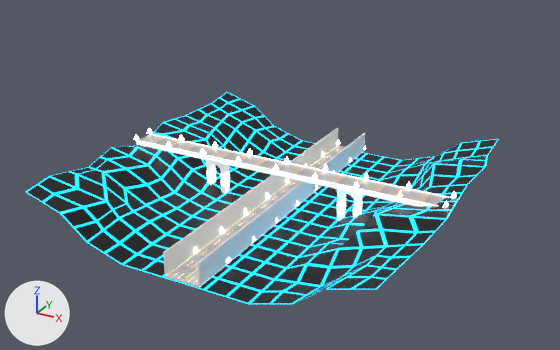
What one commit did to the FBX model Assets/FBX/Environment/Roads/RoadLevel2_var2.fbx.
Camera for both pictures: a 50 mm lens placed at (397.0, -925.0, 398.0), pointed at (-39.0, -131.0, 1.0). Arrows for +X, +Y and +Z are at lower left; the lights stay in place. Objects named as collision shapes, trigger or cutter boxes, shadow casters or lower levels of detail are left out. Where no turn or scale is listed for an object, it has been applied to the vertices.

Objects in the first picture: 'RoadLevel2_cldr', 'RoadLevel2_cldr_walls', 'RoadLevel2_var2', 'RoadLevel2_var2_GR'.
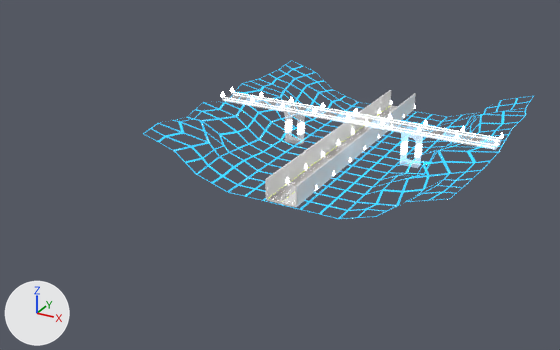
Changed parts and their boxes [x1, y1, x2, y2] in the pictures (560 x 350 px):
'RoadLevel2_var2', deleted: before [26, 92, 499, 304]
'RoadLevel2_cldr_walls', reshaped (25% narrower, 26% shorter): before [163, 128, 365, 286]; after [265, 90, 416, 206]
'RoadLevel2_var2_LOD0', added: after [174, 92, 505, 206]
'RoadLevel2_cldr', reshaped: before [166, 182, 300, 287]; after [267, 105, 398, 207]
'RoadLevel2_var2_GR', mesh moved: before [133, 128, 456, 262]; after [220, 87, 504, 190]
part 1 of me_cube_005, deleted: before [166, 182, 300, 287]
part 2 of me_cube_005, added: after [267, 105, 398, 207]
part 3 of me_cube_011, rebuilt (28% narrower, 26% shorter): before [198, 133, 365, 286]; after [296, 93, 416, 206]
part 4 of me_cube_011, rebuilt (28% narrower, 26% shorter): before [163, 128, 338, 275]; after [265, 90, 391, 199]

Edits to the bpy script that builds the scene:
```text
Change mat_retrouniversal:
    add n5 = _N.new('ShaderNodeTexImage'); n5.name = 'Image Texture.003'
    add n5.image = img_retroatlas_maingame_png
    where n0 = _N.new('ShaderNodeBsdfPrincipled'); n0.name = 'Principled BSDF'
    add _L.new(n5.outputs[0], n0.inputs[4])  # 'Color' to 'Alpha'
Change me_plane_006:
    where me_plane_006.from_pydata(...)  # 272 vertices, 204 faces; spans x -202.0..202.0, y -352.0..2.0, z 2.0..54.0
    used by ob_roadlevel2_var2_gr; location = (0.0, 0.0, 0.0)
    me_plane_006 part 5: the whole mesh is moved by (0.0, 200.0, 0.0)
Change me_cube_011:
    used by ob_roadlevel2_cldr_walls; location = (0.0, 0.0, 0.0)
    remove me_cube_011.from_pydata(...)  # 16 vertices, 12 faces; spans x -21.0..21.0, y -400.0..0.0, z 0.0..26.0
    add me_cube_011.from_pydata(...)  # 24 vertices, 20 faces; spans x -21.0..21.0, y -200.0..200.0, z 0.0..26.0
    me_cube_011 part 3: the loose piece of 8 vertices spanning x 19.0..21.0, y -400.0..0.0, z 0.0..26.0 is rebuilt with 12 vertices and now spans x 19.0..21.0, y -200.0..200.0, z 0.0..26.0
    me_cube_011 part 4: the loose piece of 8 vertices spanning x -21.0..-19.0, y -400.0..0.0, z 0.0..26.0 is rebuilt with 12 vertices and now spans x -21.0..-19.0, y -200.0..200.0, z 0.0..26.0
Change me_cube_005:
    used by ob_roadlevel2_cldr; location = (0.0, 0.0, 0.0)
    verts and faces of me_cube_005; kept vertices keep their numbers, new ones are numbered from 8
    before: 0 (-19.0, -400.0, -2.0) at pixel (166, 277), 1 (-19.0, -400.0, 0.0) at pixel (166, 275), 2 (-19.0, 0.0, -2.0) at pixel (337, 146), 3 (-19.0, 0.0, 0.0) at pixel (337, 145), 4 (19.0, -400.0, -2.0) at pixel (198, 287)
    before: 5 (19.0, -400.0, 0.0) at pixel (198, 285), 6 (19.0, 0.0, -2.0) at pixel (363, 151), 7 (19.0, 0.0, 0.0) at pixel (363, 150)
    remove me_cube_005.from_pydata(...)  # 8 vertices, 6 faces; spans x -19.0..19.0, y -400.0..0.0, z -2.0..0.0
    add me_cube_005.from_pydata(...)  # 12 vertices, 10 faces; spans x -19.0..19.0, y -200.0..200.0, z -2.0..0.0
    me_cube_005 part 1
    add delete_vertices([*range(0, 8)])  # with the faces that use them
    me_cube_005 part 2
    6 vertices are added at (-19.0, -200.0, -2.0), (-19.0, -200.0, 0.0), (-19.0, 200.0, -2.0), (-19.0, 200.0, 0.0), (-19.0, 198.0, 0.0), (-19.0, 198.0, -2.0)
    6 new vertices lie (38.0, 0.0, 0.0) away from vertices in x -19.0, y -200.0..200.0, z -2.0..0.0
    10 new faces join them
Add me_plane_010_1:
    me_plane_010_1.from_pydata(...)  # 3752 vertices, 2760 faces; spans x -213.0..213.0, y -200.0..200.0, z -8.0..54.0
    me_plane_010_1.materials.append(mat_retrouniversal)
Remove ob_roadlevel2_var2:
    ob_roadlevel2_var2 = bpy.data.objects.new('RoadLevel2_var2', me_plane_010)
    ob_roadlevel2_var2.location = (0.0, 0.0, 0.0)
Add ob_roadlevel2_var2_lod0:
    ob_roadlevel2_var2_lod0 = bpy.data.objects.new('RoadLevel2_var2_LOD0', me_plane_010_1)
    ob_roadlevel2_var2_lod0.location = (0.0, 0.0, 0.0)
```
